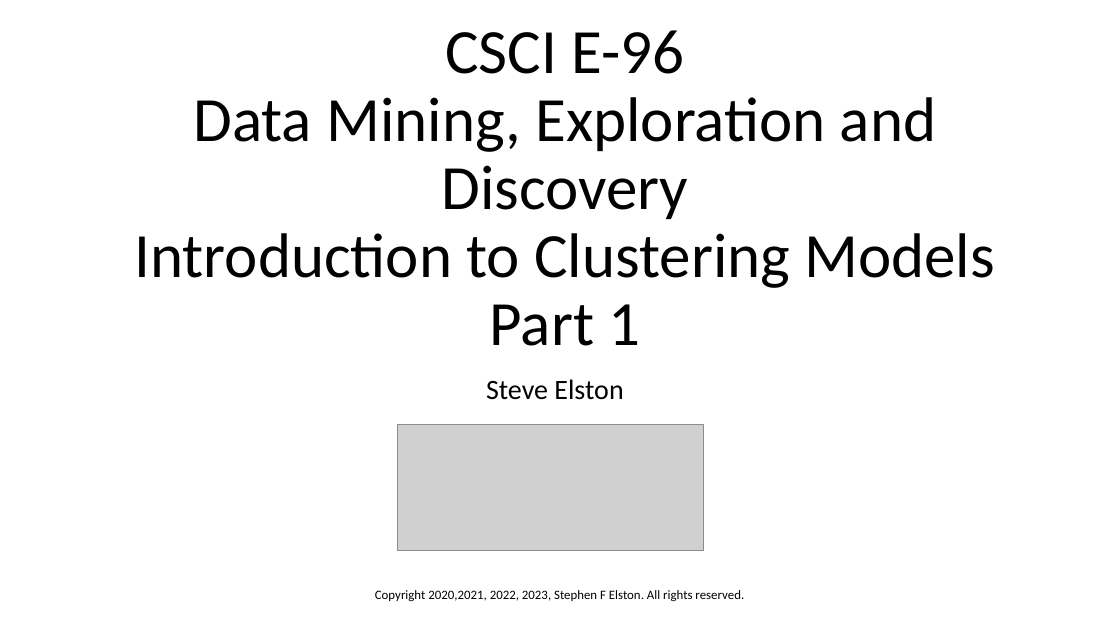
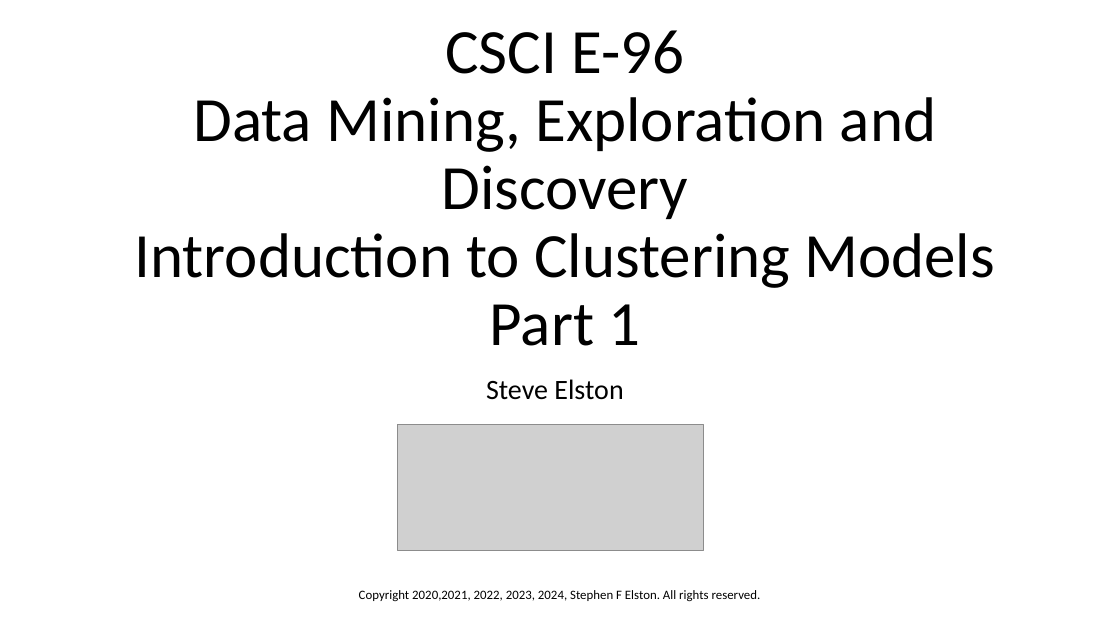
Before and after one commit to StephenElston/CSCI-E-108, a slide deck: slide 1 of slides/9_IntroductionToClustering_Part1.pptx. Drawn at 1120x630 pixels with LibreOffice and Linux fonts; fonts in the diff are those of the drawing; grey boxes stand for pictures. Boxes give left, top, right and bottom in pixels: in the first picture for what was removed or moved away, otherwise in the second. Text is boxed around its words. In the diff, an @@ line names an element or a change of style, - is before the commit and + after.

```diff
--- a/slides/9_IntroductionToClustering_Part1.pptx
+++ b/slides/9_IntroductionToClustering_Part1.pptx
@@ text at box(359, 590, 761, 602): text changed @@
-Copyright 2020,2021, 2022, 2023, Stephen F Elston. All rights reserved.
+Copyright 2020,2021, 2022, 2023, 2024, Stephen F Elston. All rights reserved.
```
Also in this commit, not shown: 3 other files.
